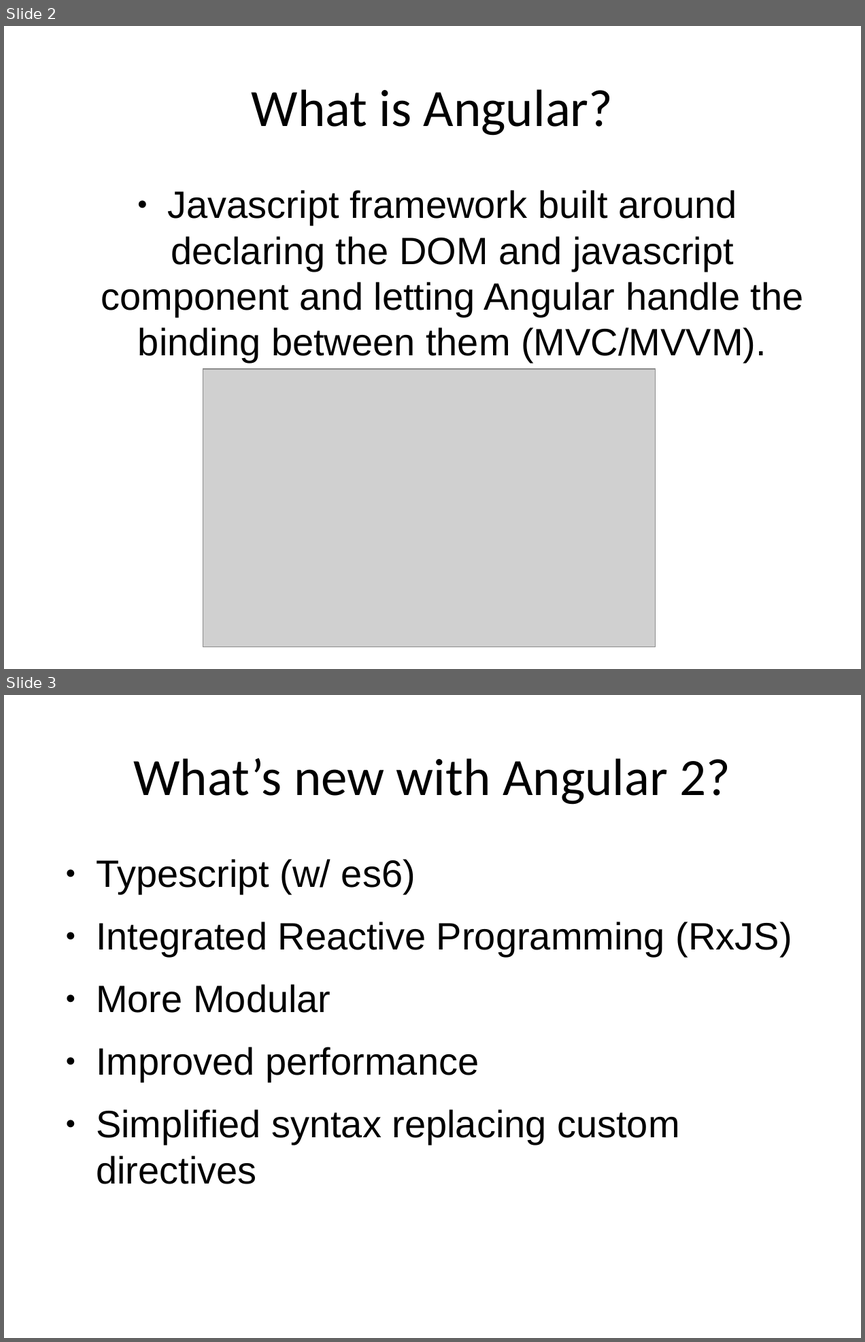
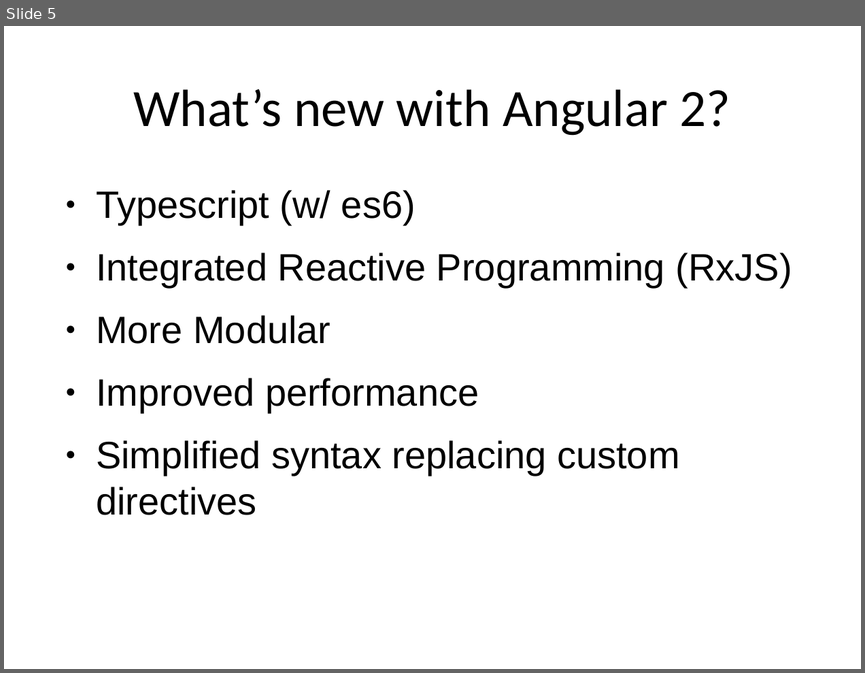
Before and after one commit to trognus/devcon2016, a slide deck: devconNg2.odp. Shown one above the other, each under a label of ours: slides 2 and 3 before the commit, slide 5 after it. The pictures are 865x1342 and 865x673 pixels, drawn with LibreOffice and Linux fonts; fonts in the diff are those of the drawing; grey boxes stand for pictures. Boxes give left, top, right and bottom in pixels: in the first picture for what was removed or moved away, otherwise in the second. Text is boxed around its words. In the diff, an @@ line names an element or a change of style, - is before the commit and + after.

```diff
--- a/devconNg2.odp
+++ b/devconNg2.odp
@@ slide 2 removed at bbox=[4, 26, 861, 669], background #FFFFFF @@
@@ title removed at bbox=[252, 89, 613, 135] @@
-What is Angular?
@@ text removed at bbox=[101, 190, 804, 363] @@
-● Javascript framework built around declaring the DOM and javascript component and letting Angular handle the binding between them (MVC/MVVM).
@@ picture removed at bbox=[203, 369, 655, 646] @@
@@ what was slide 3 is now slide 5 @@
```
Also in this commit, not shown: 4 slides changed, 6 slides added, 1 other file.
